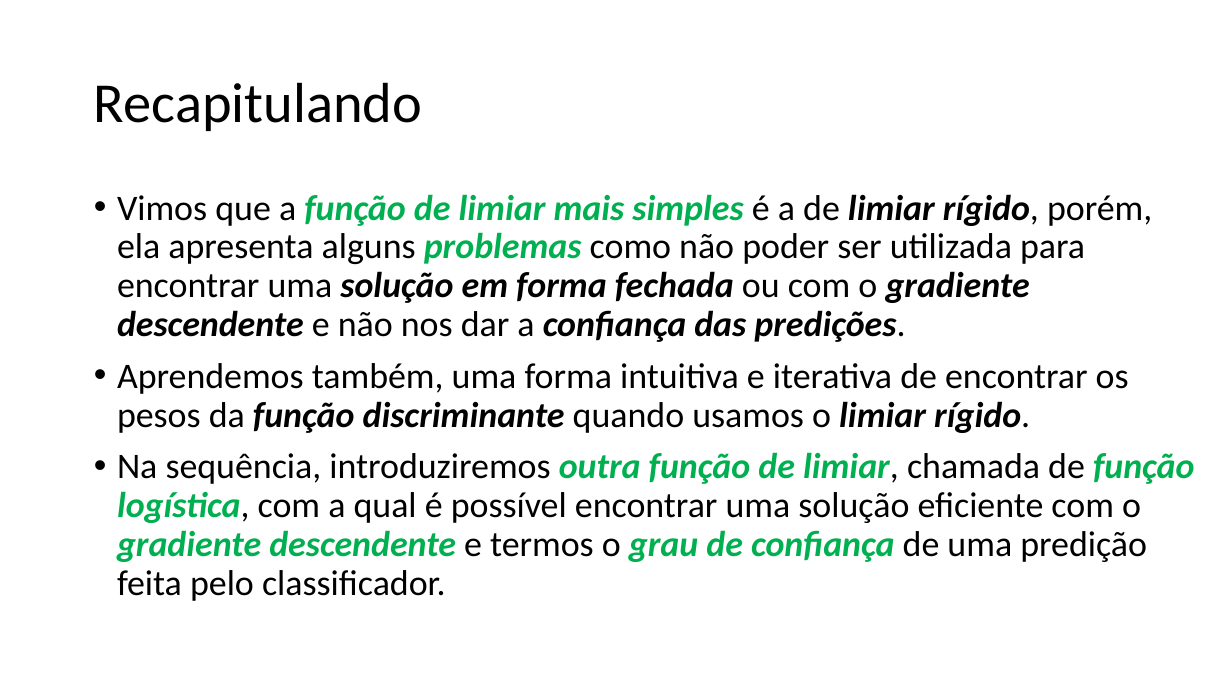
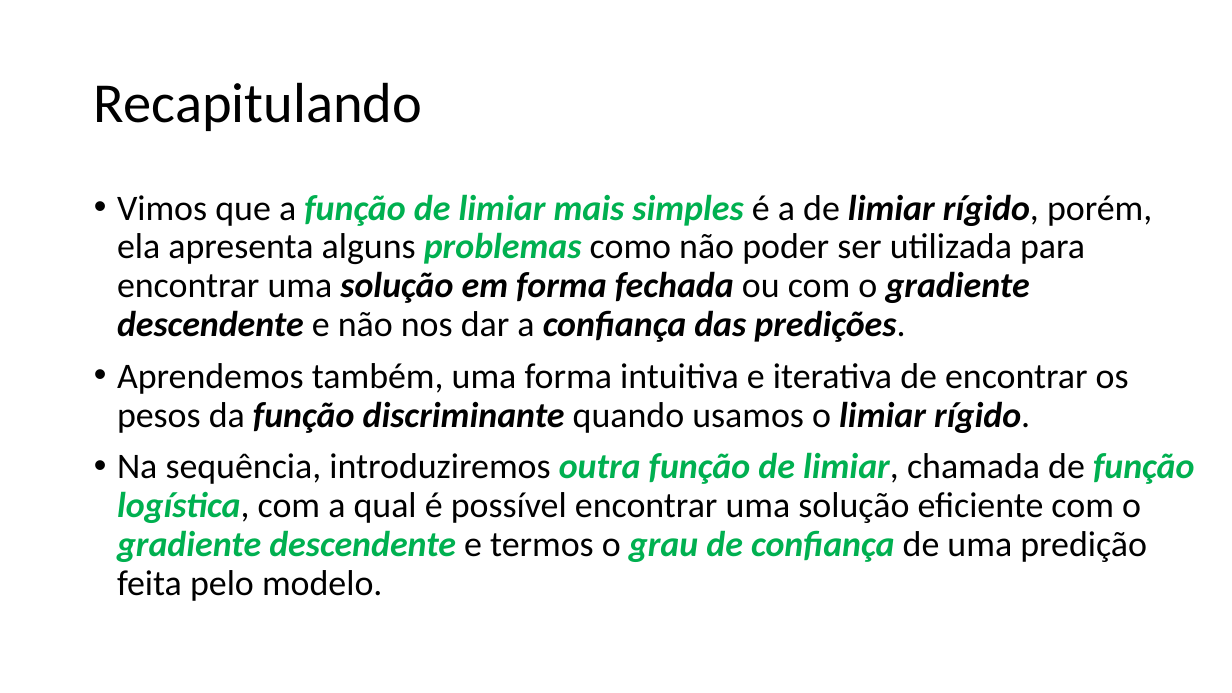
Before and after one commit to zz4fap/t320_aprendizado_de_maquina, a slide deck: slide 3 of slides/T320_Classificação (Parte III).pptx. Drawn at 1232x693 pixels with LibreOffice and Linux fonts; fonts in the diff are those of the drawing. Boxes give left, top, right and bottom in pixels: in the first picture for what was removed or moved away, otherwise in the second. Text is boxed around its words. In the diff, an @@ line names an element or a change of style, - is before the commit and + after.

Commit message:
update of slides

```diff
--- a/slides/T320_Classificação (Parte III).pptx
+++ b/slides/T320_Classificação (Parte III).pptx
@@ text at box(117, 452, 1195, 601): text changed @@
-• Na sequência, introduziremos outra função de limiar, chamada de função logística, com a qual é possível encontrar uma solução eficiente com o gradiente descendente e termos o grau de confiança de uma predição feita pelo classificador.
+• Na sequência, introduziremos outra função de limiar, chamada de função logística, com a qual é possível encontrar uma solução eficiente com o gradiente descendente e termos o grau de confiança de uma predição feita pelo modelo.
```
Also in this commit, not shown: 2 other slides changed, 1 other file.
